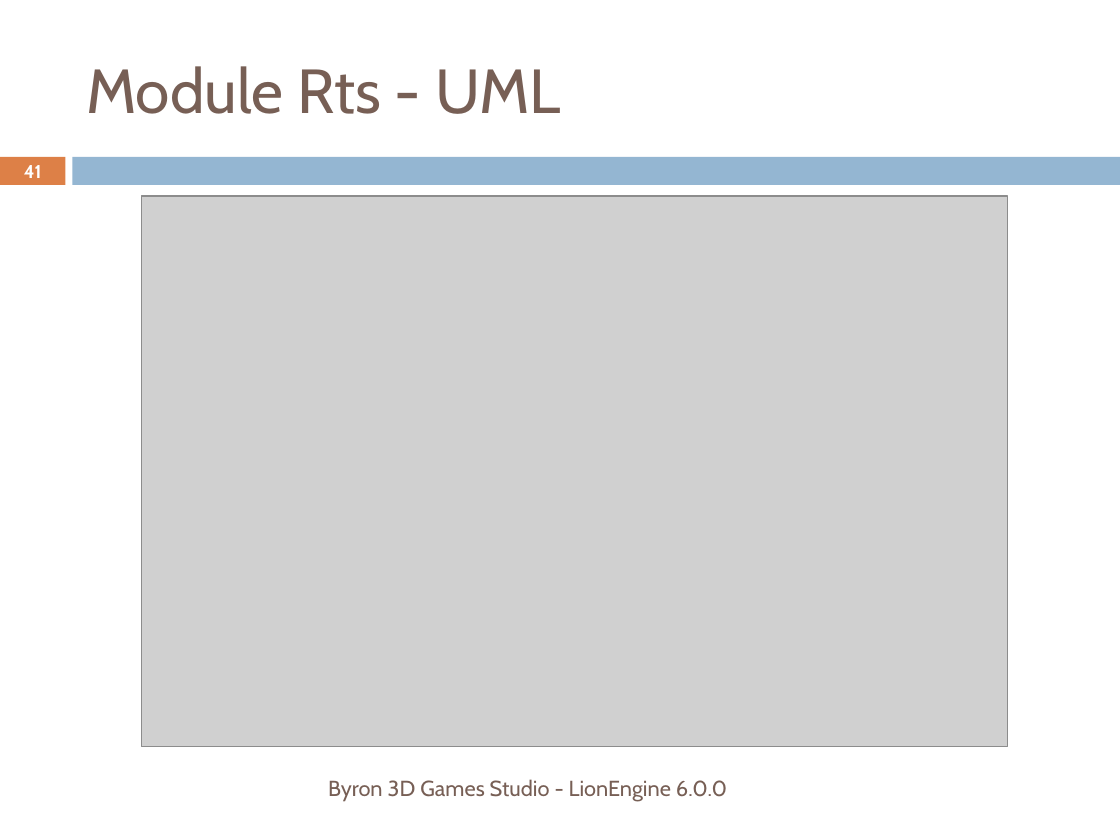
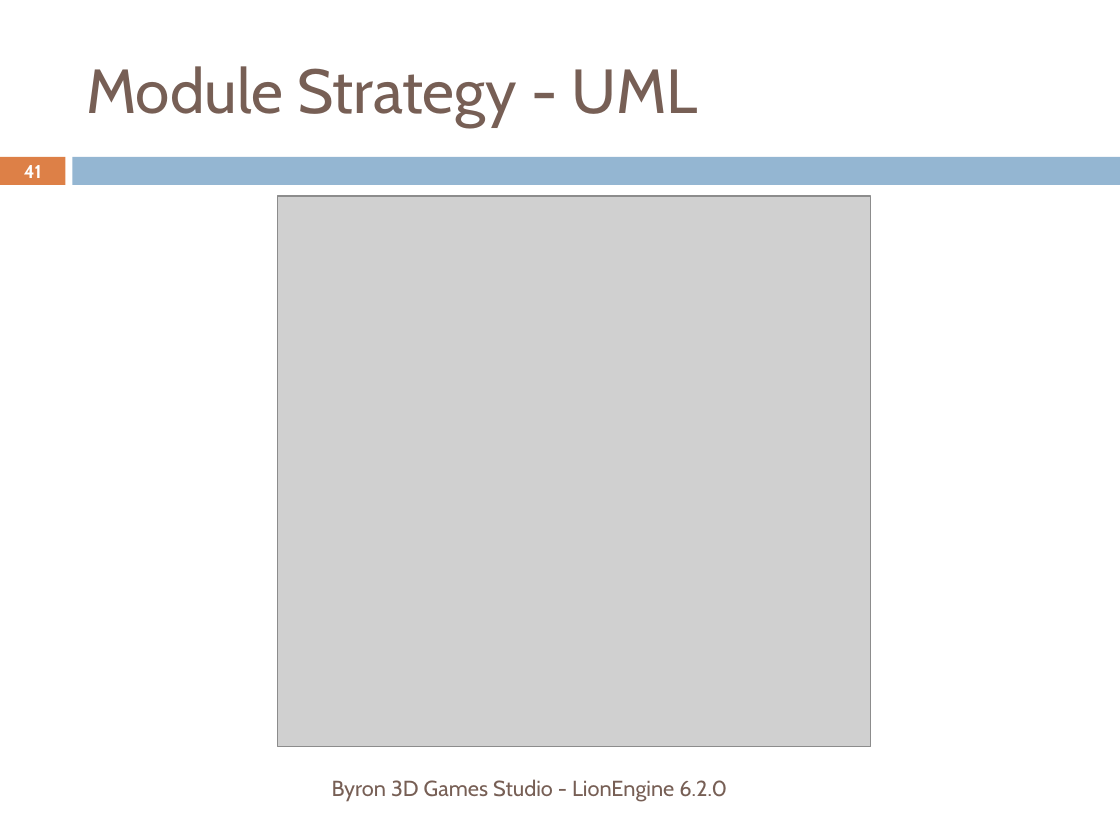
Before and after one commit to b3dgs/lionengine, a slide deck: slide 41 of doc/src/lionengine.pptx. Drawn at 1120x840 pixels with LibreOffice and Linux fonts; fonts in the diff are those of the drawing; grey boxes stand for pictures. Boxes give left, top, right and bottom in pixels: in the first picture for what was removed or moved away, otherwise in the second. Text is boxed around its words. In the diff, an @@ line names an element or a change of style, - is before the commit and + after.

```diff
--- a/doc/src/lionengine.pptx
+++ b/doc/src/lionengine.pptx
@@ title at <box>86,66,698,128</box>: text changed @@
-Module Rts - UML
+Module Strategy - UML
@@ picture: place and size @@
-picture at <box>141,196,1007,747</box>
+picture at <box>278,196,871,747</box>
@@ text at <box>332,779,727,801</box>: text changed @@
-Byron 3D Games Studio - LionEngine 6.0.0
+Byron 3D Games Studio - LionEngine 6.2.0
```
Also in this commit, not shown: 48 other slides changed.
